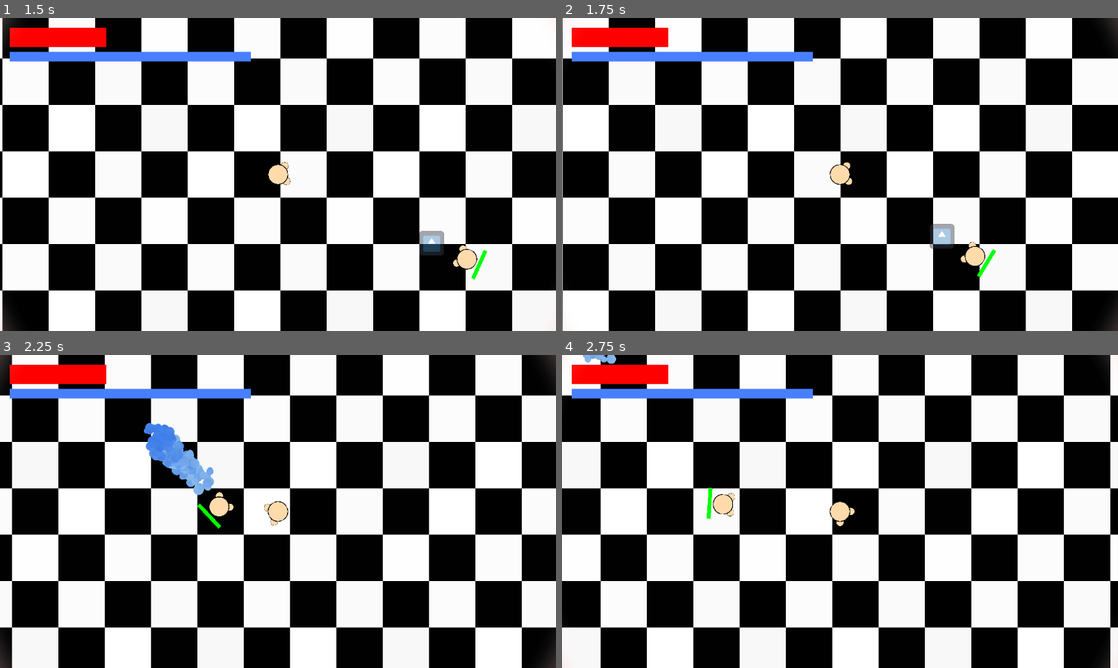
Above: before the commit, frames 1-4 (two rows, left to right).
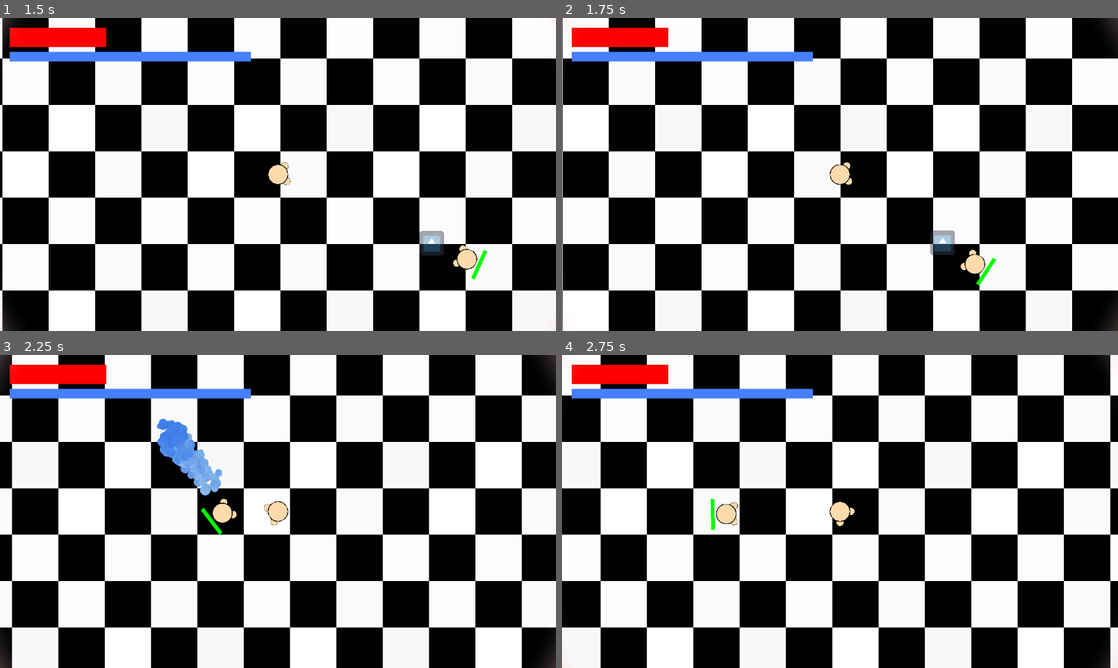
Above: after the commit, the same moments.

Repository: aayushrh/EnergyManipulation
Game: Godot game, scene res://World/Screens/MainMenu.tscn
Same seed, same stepped clock (60 frames per second), same inputs: the game is played once before the commit and once after it. The engine's default icon, where the game draws it, is replaced by a stand-in: a white triangle on a blue panel in a dark square.
Inputs (mouse positions are in pixels of both pictures, inside the frame that each line leads up to):
- Up to frame 1 (1.5 s): click "START" at 0.5 s; tap Enter (enter) at 1.25 s; move the mouse to (400, 158) at 1.27 s; hold D (right) from 1.28 s (still down); tap Q (Block) at 1.35 s; click (400, 158) at 1.42 s
- Up to frame 2 (1.75 s): keep holding D (right)
- Up to frame 3 (2.25 s): release D (right) at 2 s; drag from (166, 527) to (328, 561) at 2.02 s
- Up to frame 4 (2.75 s): no input

Frame 1 is identical in both runs. In frame 2, 0.7% of the frame differs, in the area x 66-79%, y 65-86%; in frame 3, 1.4%, in the area x 25-43%, y 20-58%; in frame 4, 0.6%.

Commit message:
enemy
enemy .-.

Diff:
--- a/Enemies/BasicEnemy.gd
+++ b/Enemies/BasicEnemy.gd
@@ -16,11 +16,12 @@
 var castedIndex = -1
 var canDash = true
 var type = 1
-var moveDir = 0
+var dodgeDir = 0
+var moveDir = 0.0
 var blast = null
 var casting = false
 var maxHealth = 0
-var agg = (randi_range(0,1)==0)
+var agg = false#(randi_range(0,1)==0)
 
 @export var health = 10.0
 @export var checkAngle = 45 # angle checked for things that will be going towards them
@@ -106,6 +107,14 @@
 			velocity = (player.global_position - global_position).normalized() * TOPSPEED
 		elif((player.global_position - global_position).length() < min_range + caution_range * int(!agg and player.casting)):
 			velocity = (player.global_position - global_position).normalized() * -TOPSPEED
+		else:
+			if(moveDir == 0):
+				moveDir = rng.randi_range(0,1)*2-1
+			elif(rng.randi_range(0,100000)==1):
+				moveDir = -moveDir
+			else:
+				moveDir = moveDir*pow(1.5,delta)
+			velocity = set_perp_vector((player.global_position - global_position).normalized(), moveDir>0) * TOPSPEED
 		awareness(delta)
 		if(agg):
 			aggro(player, delta)
@@ -165,7 +174,7 @@
 			track += 1
 			if(!e.using):
 				e.cooldown -= delta
-			if(moveDir == 0 and e.cooldown < 0 and !casting):
+			if(dodgeDir == 0 and e.cooldown < 0 and !casting):
 				if(e.type != null and e.type.spellName.to_lower() == "blast"):
 					castedIndex = track
 					blast = BlastTscn.instantiate()
@@ -189,8 +198,12 @@
 		var a = pow(blast.getSpeed(),2)-player.velocity.distance_squared_to(Vector2.ZERO)
 		var b = -2*(((player.global_position.x-global_position.x)*player.velocity.x)+((player.global_position.y-global_position.y)*player.velocity.y))
 		var c = -(player.global_position-global_position).x-(player.global_position-global_position).y
-		var time = (-b + sqrt(b * b - 4 * a * c))/(2 * a)
-		rotateToTarget(player.global_position+player.velocity*time,delta)
+		var time = (-b + int(player.global_position.y > global_position.y)*sqrt(b * b - 4 * a * c))/(2 * a)
+		if(!is_nan(time)):
+			rotateToTarget(player.global_position+player.velocity*time,delta)
+		else:
+			print("hello123")
+			rotateToTarget(player.global_position,delta)
 		if(blast.shot):
 			blast = null
 			castedIndex = -1
@@ -263,8 +276,8 @@
 			var asdf = is_this_thing_going_towards_me((global_position-n.global_position).angle(),n.v)
 			if(asdf):
 				help.append(n)
-	if(moveDir != 0 and help.size() <= 0):
-		moveDir = 0
+	if(dodgeDir != 0 and help.size() <= 0):
+		dodgeDir = 0
 	for n in help:
 		if(help.size()>=blockOrFlight):
 			if(block == -1):
@@ -282,13 +295,13 @@
 			if(!agg and canDash):
 				dash(perp_vector(avgDir(help)))
 			else:
-				#print(moveDir)
-				if(moveDir == 0):
+				#print(dodgeDir)
+				if(dodgeDir == 0):
 					#if(tactCheck(20)):
-						moveDir = int((avgDir(help)-avgVelo(help)).angle()>0)*2-1
+						dodgeDir = int((avgDir(help)-avgVelo(help)).angle()>0)*2-1
 					#else:
-					#	moveDir = rng.randi_range(0,1)*2-1
-				velocity = set_perp_vector(avgDir(help),moveDir>0) * TOPSPEED
+					#	dodgeDir = rng.randi_range(0,1)*2-1
+				velocity = set_perp_vector(avgDir(help),dodgeDir>0) * TOPSPEED
 	#if(help.size() == 0 and player != null and player.casting):
 	#	velocity = (player.global_position - global_position).normalized() * -TOPSPEED
 
--- a/World/spawner.gd
+++ b/World/spawner.gd
@@ -34,10 +34,11 @@
 
 		var basicEnemy = BasicEnemy.instantiate()
 		basicEnemy.global_position = spawnLoc + player.global_position
+		basicEnemy.agg = randi_range(0,1)==1
 		enemyParent.add_child(basicEnemy)
 		spawned += 1
 
-	if enemyParent.get_children().size() <= 0 and spawned >= waveNumber:
+	if enemyParent.get_children().size() <= 0 and spawned >= floor(waveNumber/4) + 1:
 		readyToSpawn = true
 		if !emitted:
 			waveFinished.emit()
Not shown: 1 places in World/Screens/World.tscn that only renumber resources
